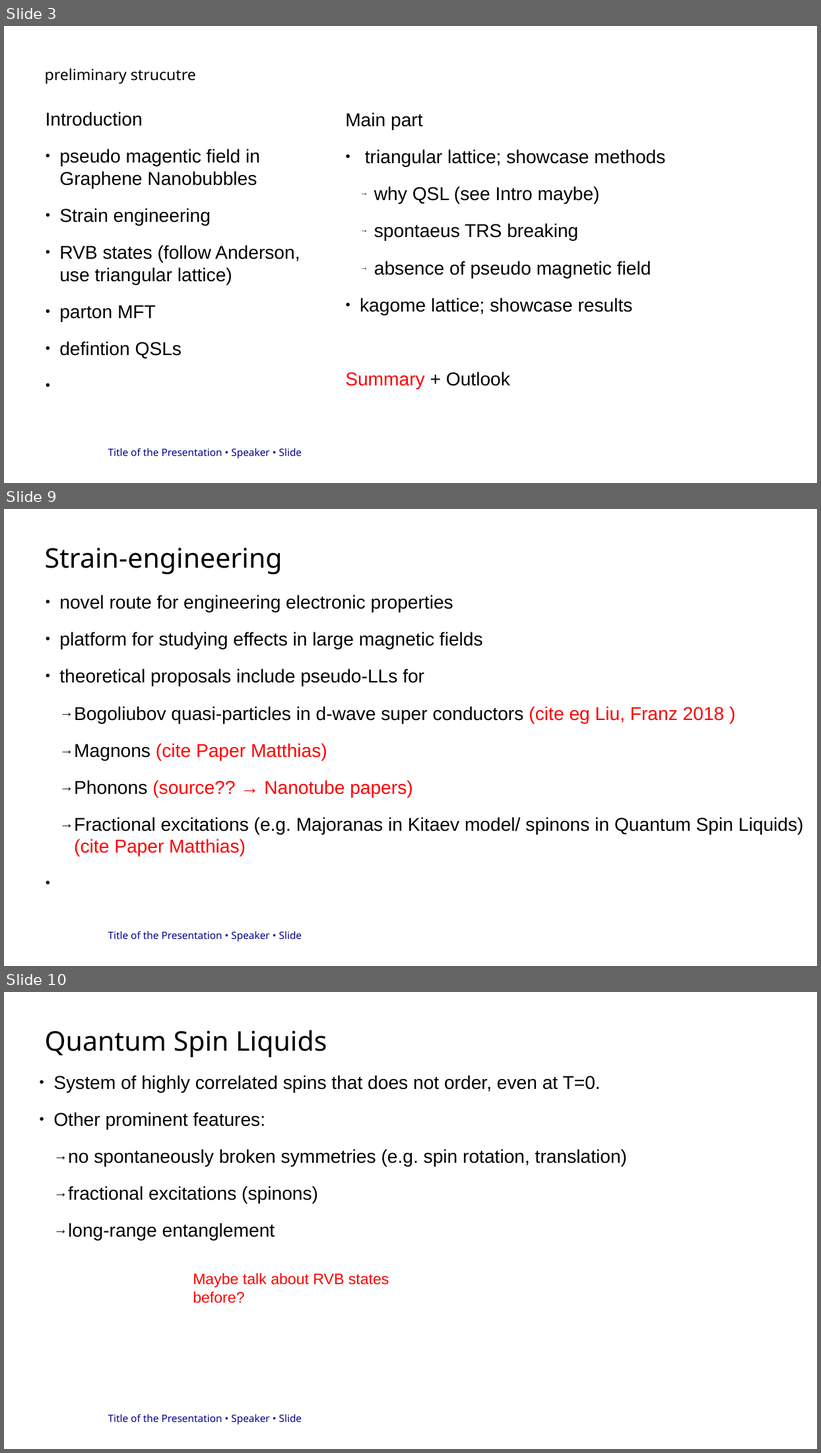
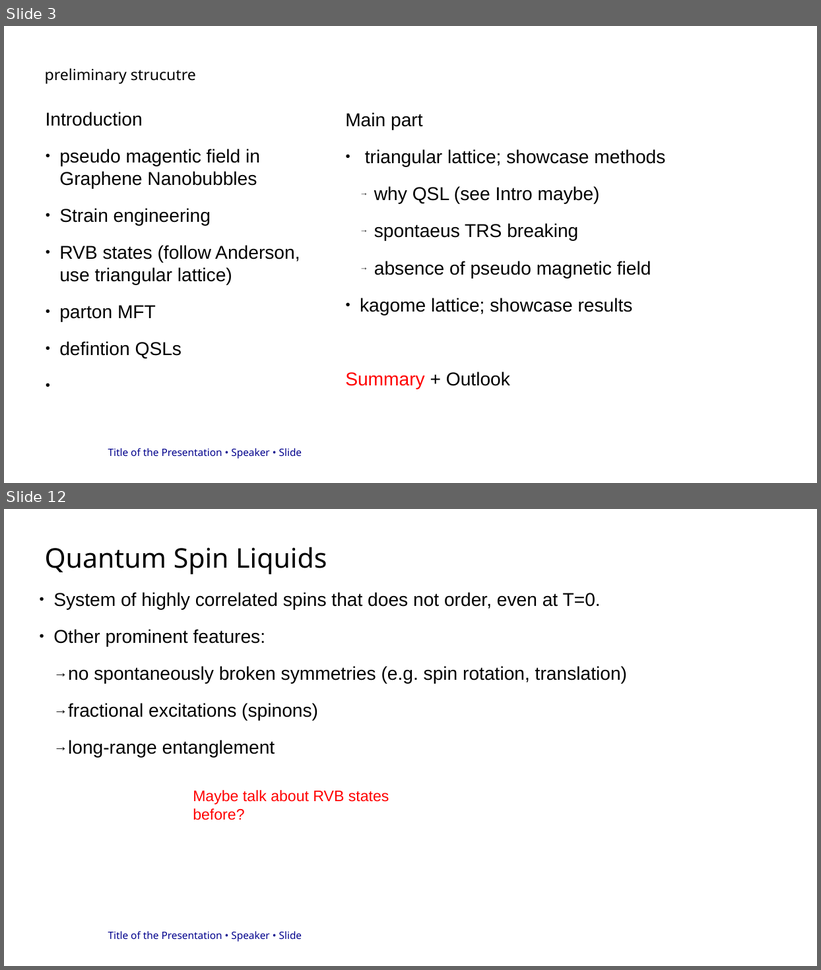
Before and after one commit to ElSickleRick/MP_wiki, a slide deck: WARB_presentation/präsi.odp. Shown one above the other, each under a label of ours: slides 3, 9 and 10 before the commit, slides 3 and 12 after it; the slides between them are not shown. The pictures are 821x1453 and 821x970 pixels, drawn with LibreOffice and Linux fonts; fonts in the diff are those of the drawing; background and template pictures are left out. Boxes give left, top, right and bottom in pixels: in the first picture for what was removed or moved away, otherwise in the second. Text is boxed around its words. In the diff, an @@ line names an element or a change of style, - is before the commit and + after.

```diff
--- a/WARB_presentation/präsi.odp
+++ b/WARB_presentation/präsi.odp
@@ slide 9 removed at [4, 509, 817, 966], background #FFFFFF; not listed: 1 template element that a slide beside it also shows @@
@@ title removed at [45, 547, 283, 574] @@
-Strain-engineering
@@ text removed at [59, 595, 804, 857] @@
-● novel route for engineering electronic properties
-● platform for studying effects in large magnetic fields
-● theoretical proposals include pseudo-LLs for
-  → Bogoliubov quasi-particles in d-wave super conductors (cite eg Liu, Franz 2018 )
-  → Magnons (cite Paper Matthias)
-  → Phonons (source?? → Nanotube papers)
-  → Fractional excitations (e.g. Majoranas in Kitaev model/ spinons in Quantum Spin Liquids) (cite Paper Matthias)
@@ what was slide 10 is now slide 12 @@
```
Also in this commit, not shown: 5 slides changed, 3 slides added, 2 other files.
